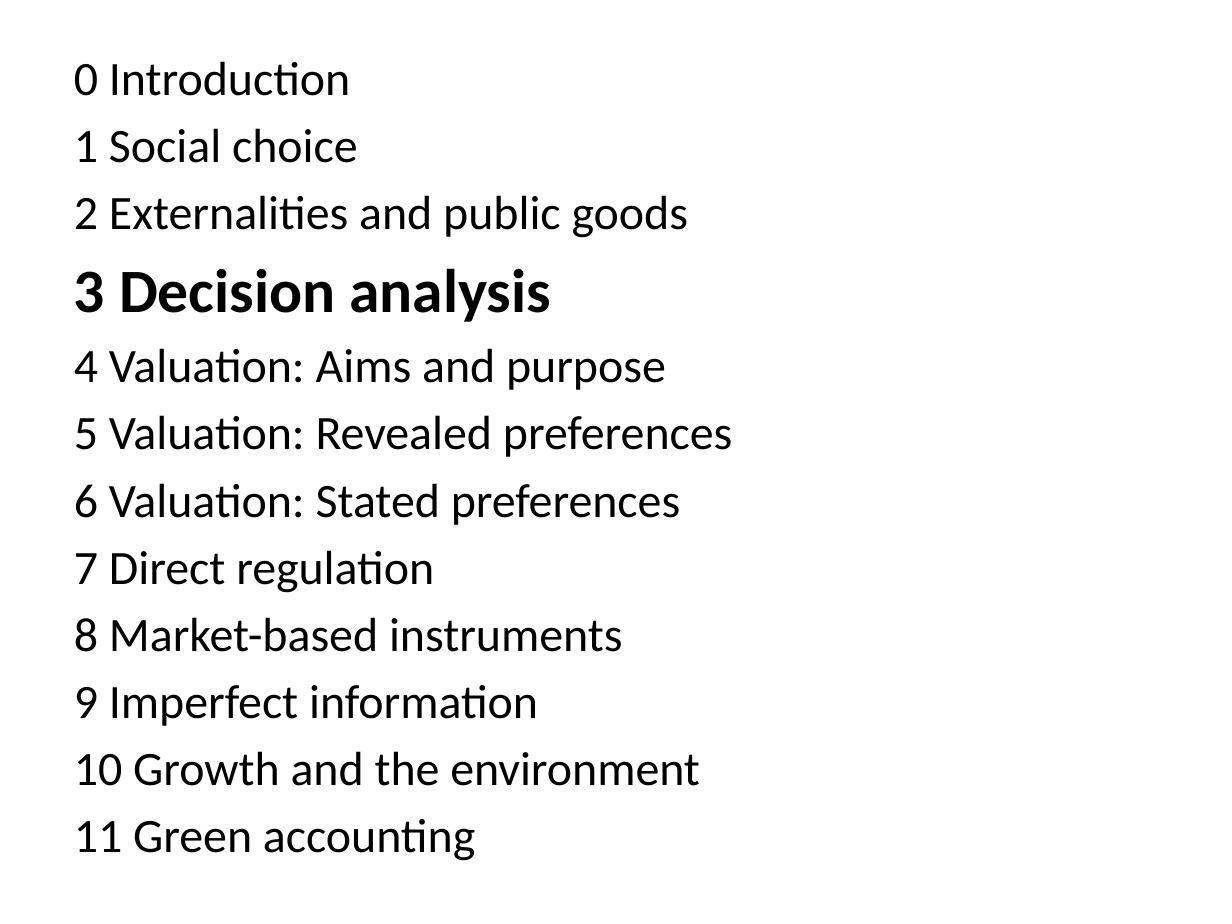
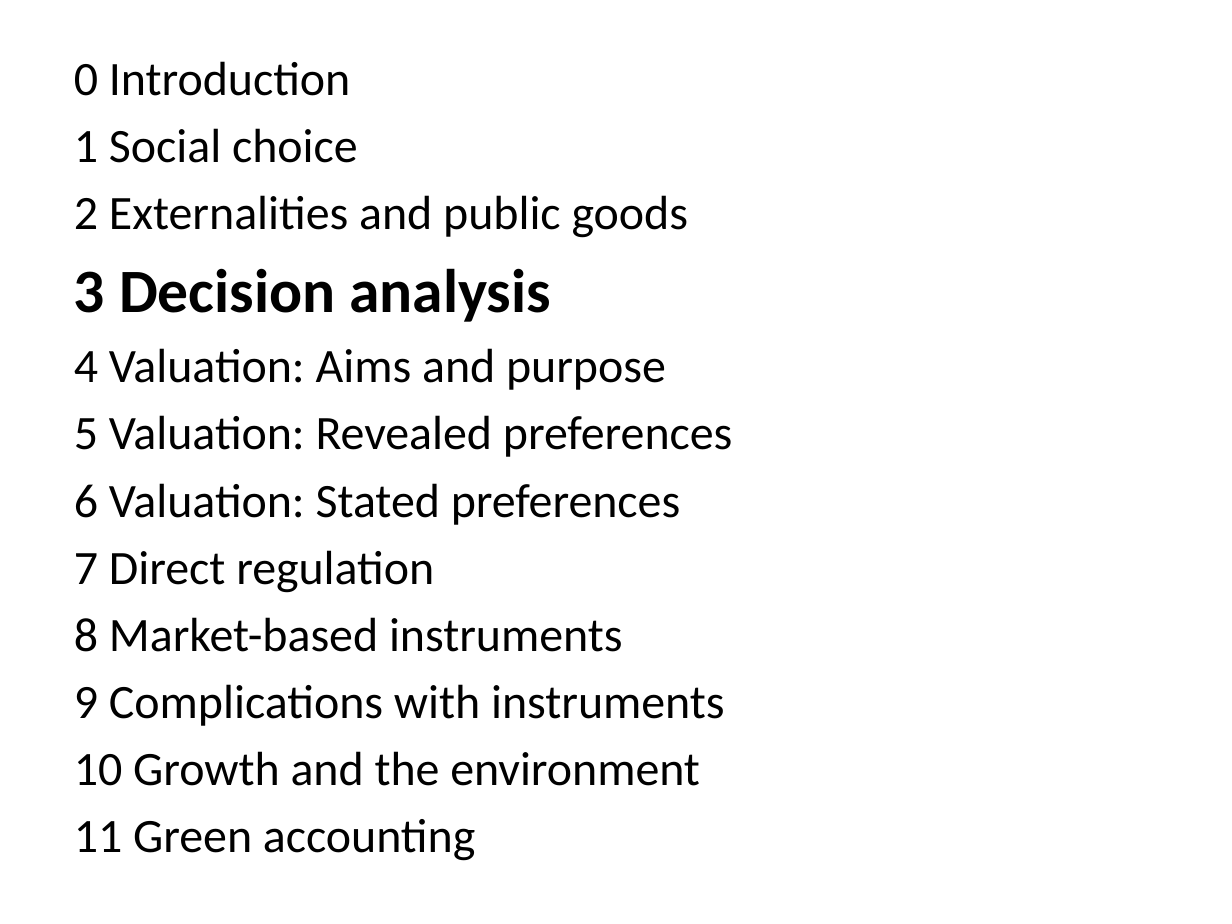
Before and after one commit to rtol/Environmental-Economics, a slide deck: slide 2 of EE3 Targets.pptx. Drawn at 1232x924 pixels with LibreOffice and Linux fonts; fonts in the diff are those of the drawing. Boxes give left, top, right and bottom in pixels: in the first picture for what was removed or moved away, otherwise in the second. Text is boxed around its words. In the diff, an @@ line names an element or a change of style, - is before the commit and + after.

```diff
--- a/EE3 Targets.pptx
+++ b/EE3 Targets.pptx
@@ text at box(74, 684, 725, 726): text changed @@
-9 Imperfect information
+9 Complications with instruments
```
Also in this commit, not shown: 7 other slides changed, 6 other files.
